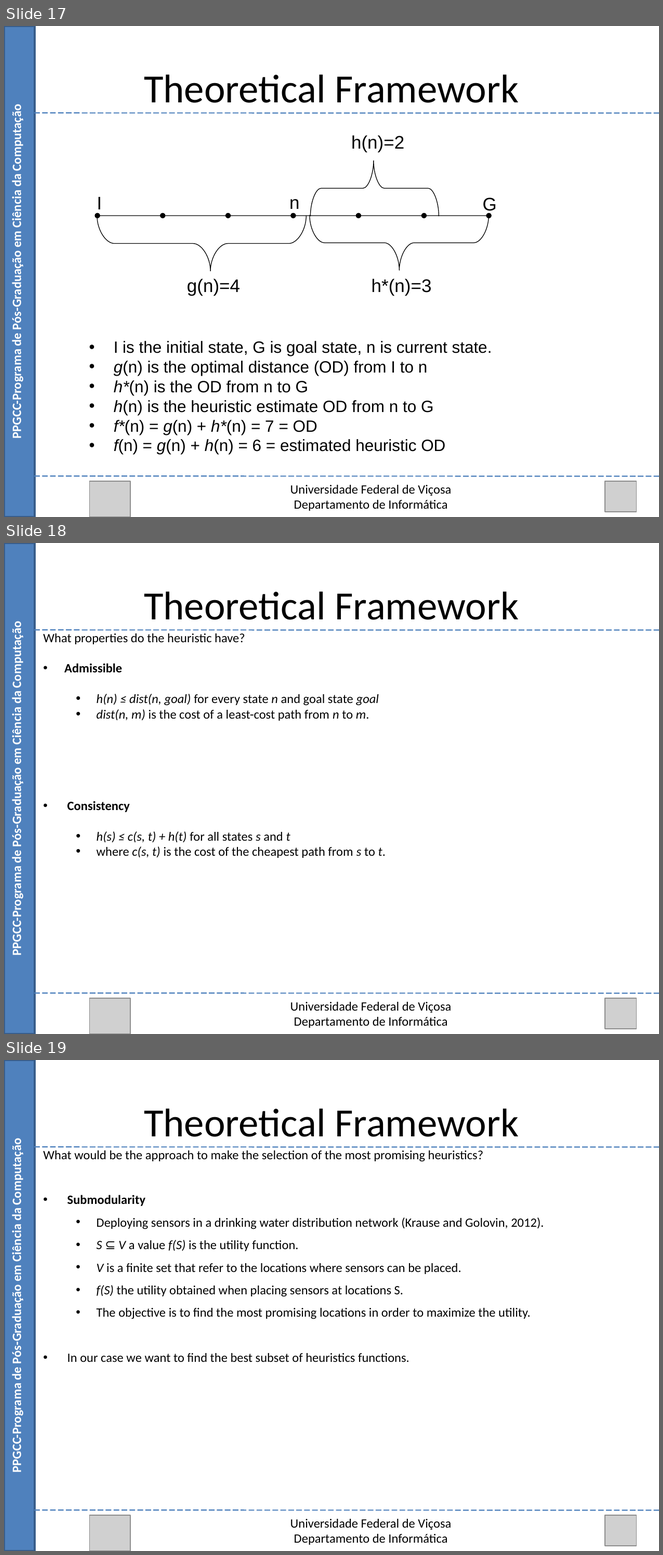
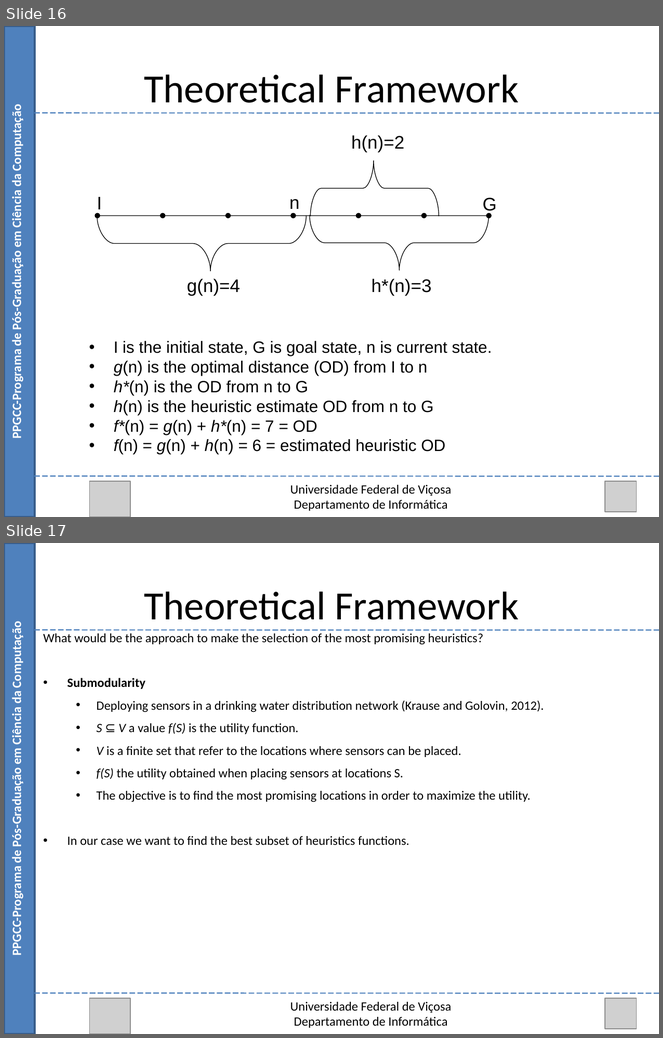
Before and after one commit to Marvinsky/research-marvin, a slide deck: latex/odp/selection heuristics.odp. Shown one above the other, each under a label of ours: slides 17, 18 and 19 before the commit, slides 16 and 17 after it. The pictures are 663x1555 and 663x1038 pixels, drawn with LibreOffice and Linux fonts; fonts in the diff are those of the drawing; grey boxes stand for pictures. Boxes give left, top, right and bottom in pixels: in the first picture for what was removed or moved away, otherwise in the second. Text is boxed around its words. In the diff, an @@ line names an element or a change of style, - is before the commit and + after.

Commit message:
18/08/15 modify selection_heuristics

```diff
--- a/latex/odp/selection heuristics.odp
+++ b/latex/odp/selection heuristics.odp
@@ slide 18 removed at (x1=4, y1=543, x2=659, y2=1034), background #FFFFFF @@
@@ rectangle removed at (x1=4, y1=543, x2=35, y2=1034) @@
@@ text removed at (x1=144, y1=591, x2=519, y2=620) @@
-Theoretical Framework
@@ text removed at (x1=9, y1=628, x2=25, y2=954) @@
-PPGCC-Programa de Pós-Graduação em Ciência da Computação
@@ line removed from (35, 630) to (659, 630) @@
@@ text removed at (x1=43, y1=633, x2=386, y2=858) @@
-What properties do the heuristic have?
-• Admissible
-  • h(n) ≤ dist(n, goal) for every state n and goal state goal
-  • dist(n, m) is the cost of a least-cost path from n to m.
-• Consistency
-  • h(s) ≤ c(s, t) + h(t) for all states s and t
-  • where c(s, t) is the cost of the cheapest path from s to t.
@@ line removed from (35, 994) to (659, 994) @@
@@ picture removed at (x1=89, y1=999, x2=130, y2=1034) @@
@@ text removed at (x1=291, y1=1002, x2=451, y2=1028) @@
-Universidade Federal de Viçosa
-Departamento de Informática
@@ picture removed at (x1=605, y1=999, x2=636, y2=1029) @@
@@ what was slide 17 is now slide 16 @@
@@ what was slide 19 is now slide 17 @@
```
Also in this commit, not shown: 1 slide changed, 2 other slides removed, 1 other file.
